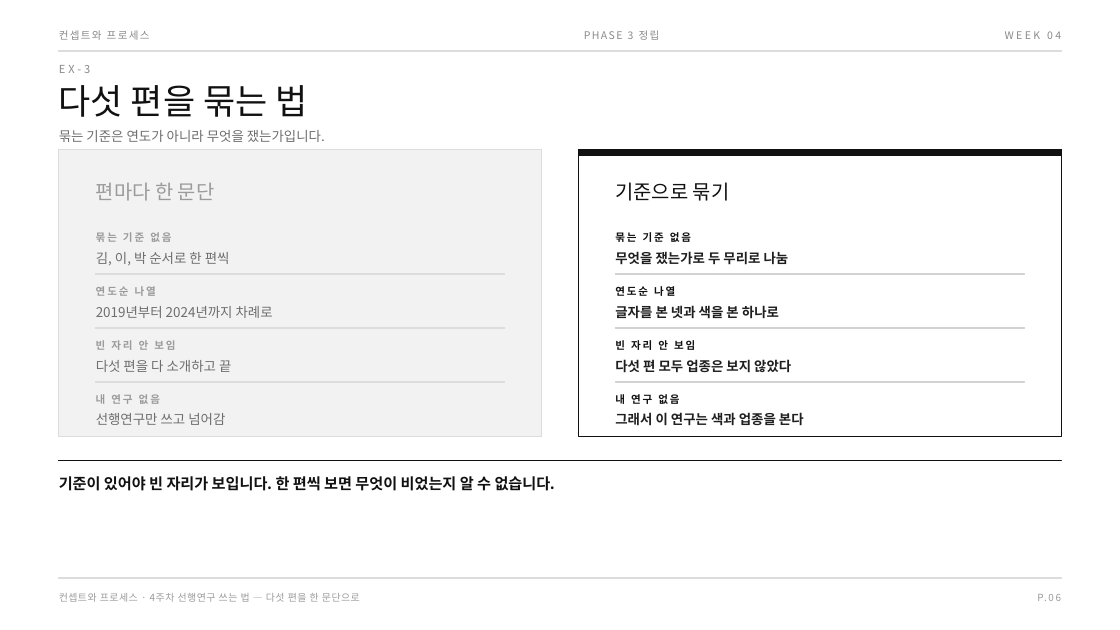
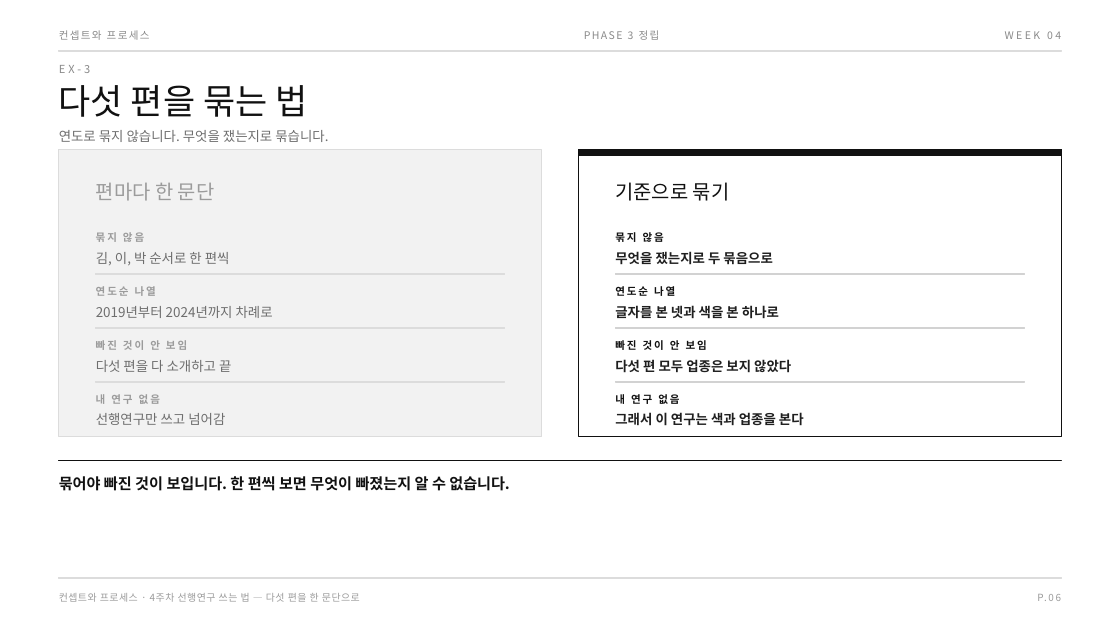
Before and after one commit to design-eng/MIN.D, a slide deck: slide 10 of dist/weeks-대학원/컨셉트와프로세스_04주차_선행연구쓰는법.pptx. Drawn at 1120x630 pixels with LibreOffice and Linux fonts; fonts in the diff are those of the drawing. Boxes give left, top, right and bottom in pixels: in the first picture for what was removed or moved away, otherwise in the second. Text is boxed around its words. In the diff, an @@ line names an element or a change of style, - is before the commit and + after.

```diff
--- a/dist/weeks-대학원/컨셉트와프로세스_04주차_선행연구쓰는법.pptx
+++ b/dist/weeks-대학원/컨셉트와프로세스_04주차_선행연구쓰는법.pptx
@@ text at [59,130,328,142]: text changed @@
-묶는 기준은 연도가 아니라 무엇을 쟀는가입니다.
+연도로 묶지 않습니다. 무엇을 쟀는지로 묶습니다.
@@ text at [96,232,144,242]: text changed @@
-묶는 기준 없음
+묶지 않음
@@ text at [615,232,664,242]: text changed @@
-묶는 기준 없음
+묶지 않음
@@ text at [615,251,772,265]: text changed @@
-무엇을 쟀는가로 두 무리로 나눔
+무엇을 쟀는지로 두 묶음으로
@@ text at [96,340,187,350]: text changed @@
-빈 자리 안 보임
+빠진 것이 안 보임
@@ text at [615,340,707,350]: text changed @@
-빈 자리 안 보임
+빠진 것이 안 보임
@@ text at [59,476,509,491]: text changed @@
-기준이 있어야 빈 자리가 보입니다. 한 편씩 보면 무엇이 비었는지 알 수 없습니다.
+묶어야 빠진 것이 보입니다. 한 편씩 보면 무엇이 빠졌는지 알 수 없습니다.
```
Also in this commit, not shown: 15 other slides changed, 4 other files.
